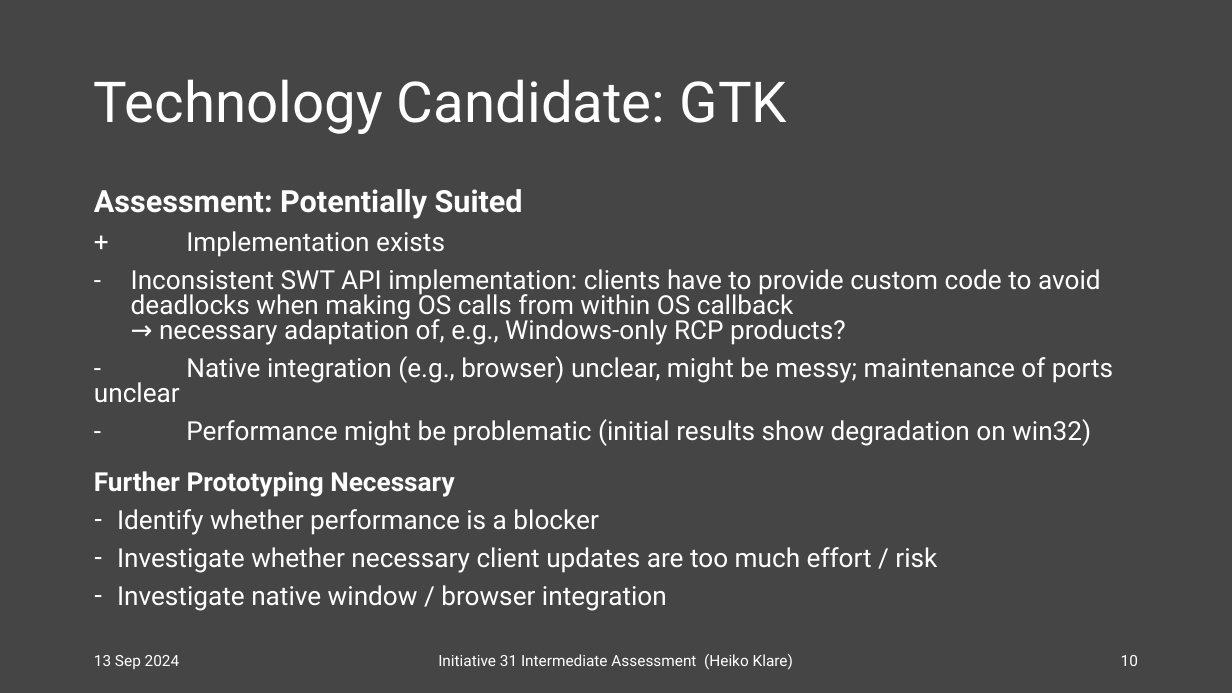
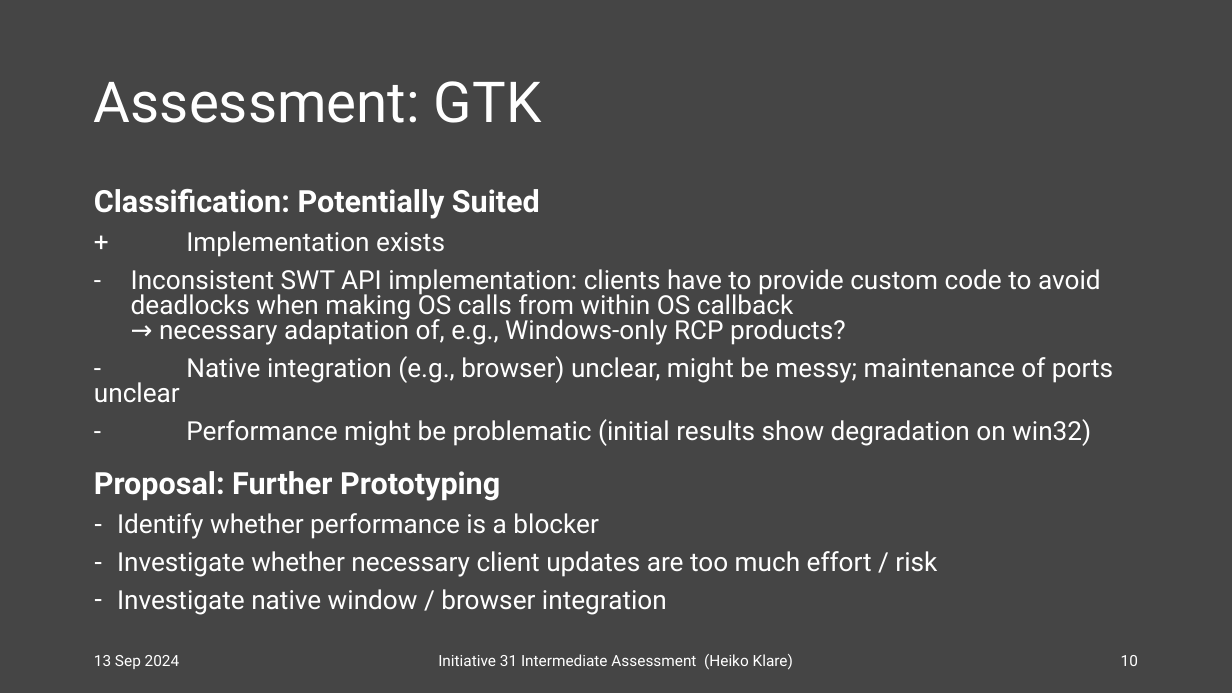
Before and after one commit to swt-initiative31/documents, a slide deck: slide 10 of results/2024-09-13 Intermediate Assessment.pptx. Drawn at 1232x693 pixels with LibreOffice and Linux fonts; fonts in the diff are those of the drawing. Boxes give left, top, right and bottom in pixels: in the first picture for what was removed or moved away, otherwise in the second. Text is boxed around its words. In the diff, an @@ line names an element or a change of style, - is before the commit and + after.

Commit message:
Improve intermediate assessment documentation

```diff
--- a/results/2024-09-13 Intermediate Assessment.pptx
+++ b/results/2024-09-13 Intermediate Assessment.pptx
@@ title at (x1=94, y1=81, x2=541, y2=123): text changed @@
-Technology Candidate: GTK
+Assessment: GTK
@@ text at (x1=94, y1=189, x2=540, y2=219): text changed @@
-Assessment: Potentially Suited
+Classification: Potentially Suited
@@ text at (x1=94, y1=471, x2=500, y2=501): text changed; size 20.4 to 23.8 pt @@
-Further Prototyping Necessary
+Proposal: Further Prototyping
```
Also in this commit, not shown: 4 other slides changed.
